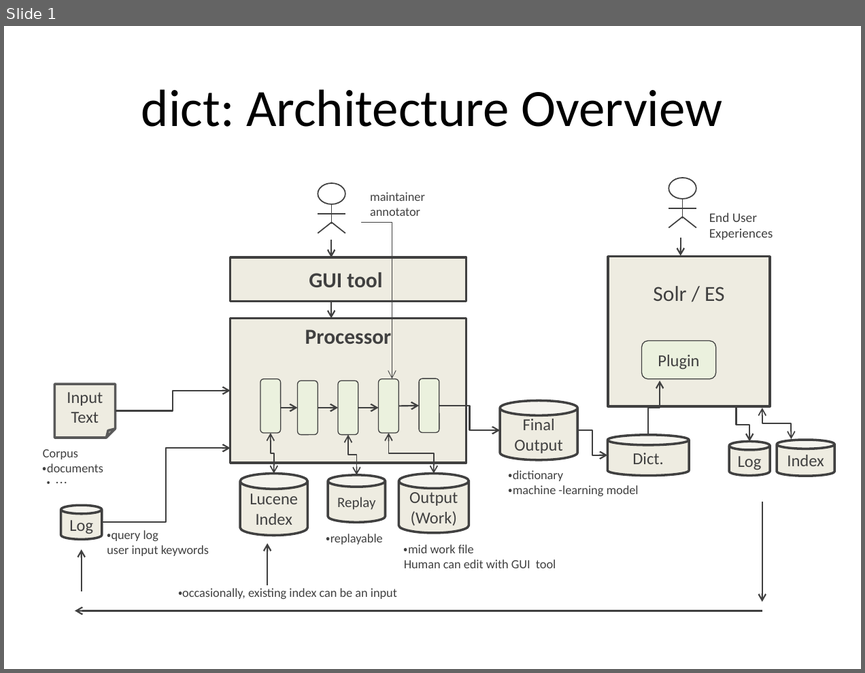
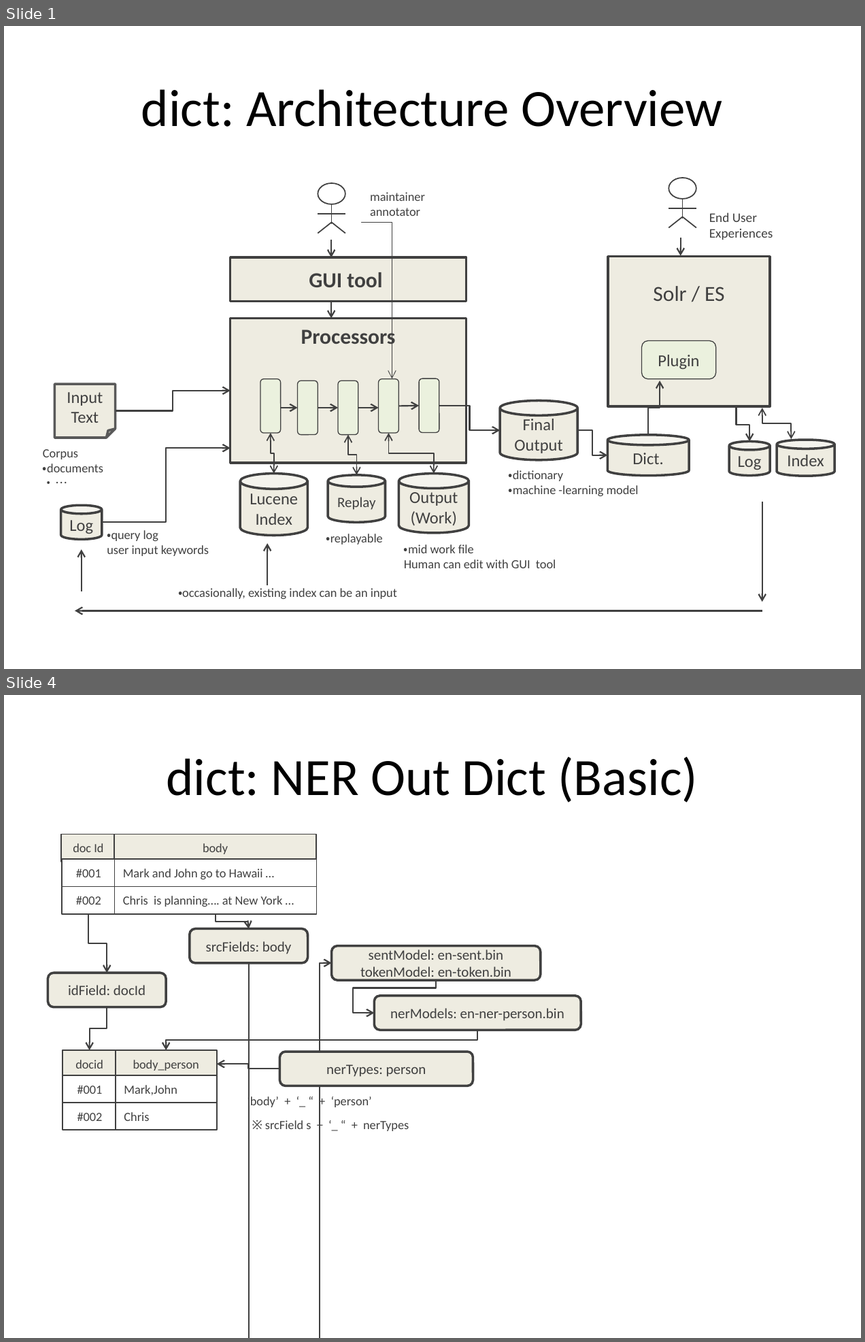
Before and after one commit to NLP4L/manuals, a slide deck: dict/images/dict_images.pptx. Shown one above the other, each under a label of ours: slide 1 before the commit, slides 1 and 4 after it; the slides between them are not shown. The pictures are 865x673 and 865x1342 pixels, drawn with LibreOffice and Linux fonts; fonts in the diff are those of the drawing. Boxes give left, top, right and bottom in pixels: in the first picture for what was removed or moved away, otherwise in the second. Text is boxed around its words. In the diff, an @@ line names an element or a change of style, - is before the commit and + after.

Commit message:
add getting started, dict overview and ner user guide

```diff
--- a/dict/images/dict_images.pptx
+++ b/dict/images/dict_images.pptx
@@ slide 4 added at <box>4,695,861,1338</box>, background #FFFFFF @@
@@ title added at <box>167,757,698,802</box>, 44 pt, text #000000 @@
+dict: NER Out Dict (Basic)
@@ rectangle added at <box>61,834,116,861</box>, fill #EEECE1, outline #404040 1 pt, 10.5 pt, text #404040 @@
+doc Id
@@ rectangle added at <box>115,834,317,861</box>, fill #EEECE1, outline #404040 1 pt, 10.5 pt, text #404040 @@
+body
@@ rectangle added at <box>61,860,116,887</box>, fill #FFFFFF, outline #404040 1 pt, 10.5 pt, text #404040 @@
+#001
@@ rectangle added at <box>115,860,317,887</box>, fill #FFFFFF, outline #404040 1 pt, 10.5 pt, text #404040 @@
+Mark and John go to Hawaii …
@@ rectangle added at <box>61,886,116,913</box>, fill #FFFFFF, outline #404040 1 pt, 10.5 pt, text #404040 @@
+#002
@@ rectangle added at <box>115,886,317,913</box>, fill #FFFFFF, outline #404040 1 pt, 10.5 pt, text #404040 @@
+Chris is planning…. at New York …
@@ elbow arrow added from (89, 913) to (107, 972), #404040 1.25 pt @@
@@ elbow arrow added from (215, 913) to (248, 929), #404040 1.25 pt @@
@@ rounded rectangle added at <box>190,929,308,963</box>, fill #EEECE1, outline #404040 2 pt, 12 pt, text #404040 @@
+srcFields: body
@@ rounded rectangle added at <box>331,946,541,981</box>, fill #EEECE1, outline #404040 2 pt, 12 pt, text #404040 @@
+sentModel: en-sent.bin
+tokenModel: en-token.bin
@@ rounded rectangle added at <box>48,972,166,1007</box>, fill #EEECE1, outline #404040 2 pt, 12 pt, text #404040 @@
+idField: docId
@@ elbow arrow added from (248, 963) to (331, 963), #404040 1.25 pt @@
@@ elbow arrow added from (436, 981) to (374, 1013), #404040 1.25 pt @@
@@ rounded rectangle added at <box>374,996,581,1030</box>, fill #EEECE1, outline #404040 2 pt, 12 pt, text #404040 @@
+nerModels: en-ner-person.bin
@@ elbow arrow added from (107, 1007) to (90, 1050), #404040 1.25 pt @@
@@ elbow arrow added from (478, 1030) to (166, 1050), #404040 1.25 pt @@
@@ rectangle added at <box>62,1050,116,1077</box>, fill #EEECE1, outline #404040 1 pt, 10.5 pt, text #404040 @@
+docid
@@ rectangle added at <box>116,1050,216,1077</box>, fill #EEECE1, outline #404040 1 pt, 10.5 pt, text #404040 @@
+body_person
@@ rounded rectangle added at <box>280,1051,473,1086</box>, fill #EEECE1, outline #404040 2 pt, 12 pt, text #404040 @@
+nerTypes: person
@@ rectangle added at <box>63,1075,117,1103</box>, fill #FFFFFF, outline #404040 1 pt, 10.5 pt, text #404040 @@
+#001
@@ rectangle added at <box>116,1075,216,1103</box>, fill #FFFFFF, outline #404040 1 pt, 10.5 pt, text #404040 @@
+Mark,John
@@ elbow arrow added from (280, 1068) to (216, 1064), #404040 1.25 pt @@
@@ rectangle added at <box>63,1102,117,1130</box>, fill #FFFFFF, outline #404040 1 pt, 10.5 pt, text #404040 @@
+#002
@@ rectangle added at <box>116,1102,216,1130</box>, fill #FFFFFF, outline #404040 1 pt, 10.5 pt, text #404040 @@
+Chris
@@ text added at <box>247,1095,372,1108</box>, 10.5 pt, text #404040 @@
+‘body’ + ‘_ “ + ‘person’
@@ text added at <box>265,1120,409,1131</box>, 10.5 pt, text #404040 @@
+※ srcField s + ‘_ “ + nerTypes
@@ slide 1 changed as well @@
@@ text in rectangle at <box>301,326,396,349</box>: text changed @@
-Processor
+Processors
```
Also in this commit, not shown: 5 other slides added, 20 other files.
